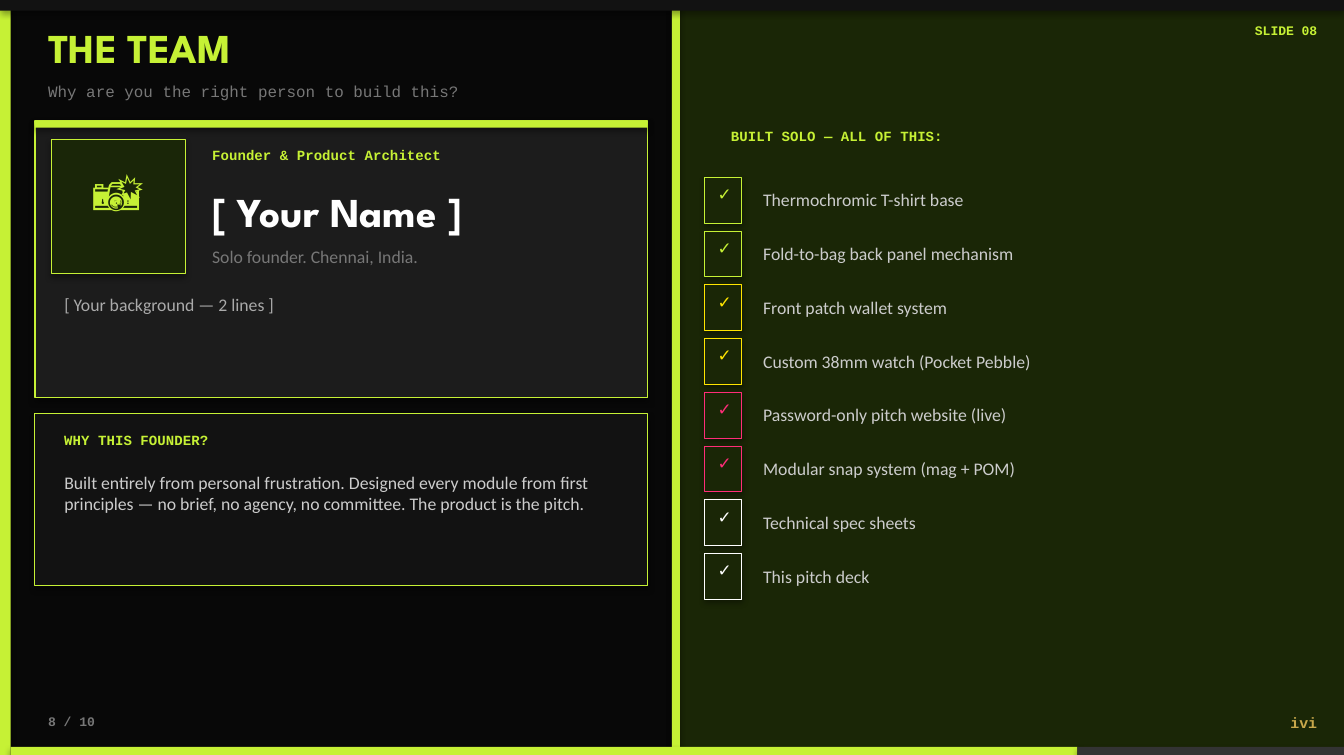
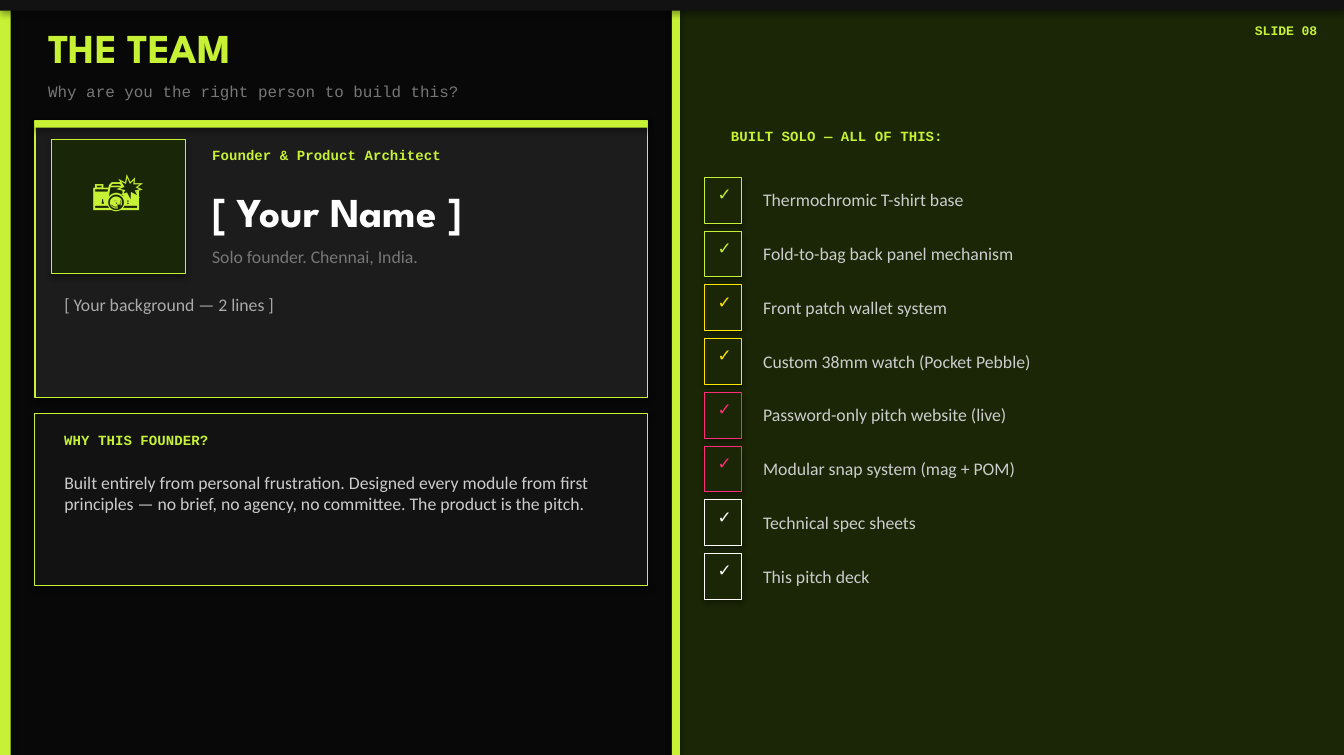
Before and after one commit to EpicBroMj10/IncomeTaxPiaget, a slide deck: slide 8 of NUUL_IVI_Pitch_Deck.pptx. Drawn at 1344x755 pixels with LibreOffice and Linux fonts; fonts in the diff are those of the drawing. Boxes give left, top, right and bottom in pixels: in the first picture for what was removed or moved away, otherwise in the second. Text is boxed around its words. In the diff, an @@ line names an element or a change of style, - is before the commit and + after.

```diff
--- a/NUUL_IVI_Pitch_Deck.pptx
+++ b/NUUL_IVI_Pitch_Deck.pptx
@@ text removed at box(48, 717, 95, 726) @@
-8 / 10
@@ text removed at box(1290, 717, 1317, 728) @@
-ivi
@@ rectangle removed at box(11, 747, 1078, 755) @@
@@ rectangle removed at box(1078, 747, 1344, 755) @@
```
Also in this commit, not shown: 9 other slides changed.
